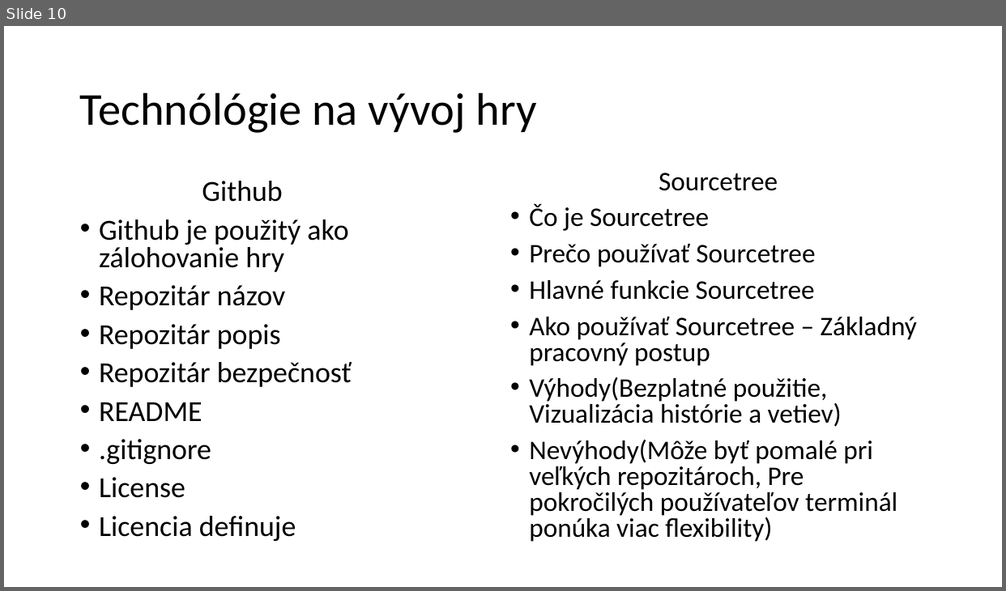
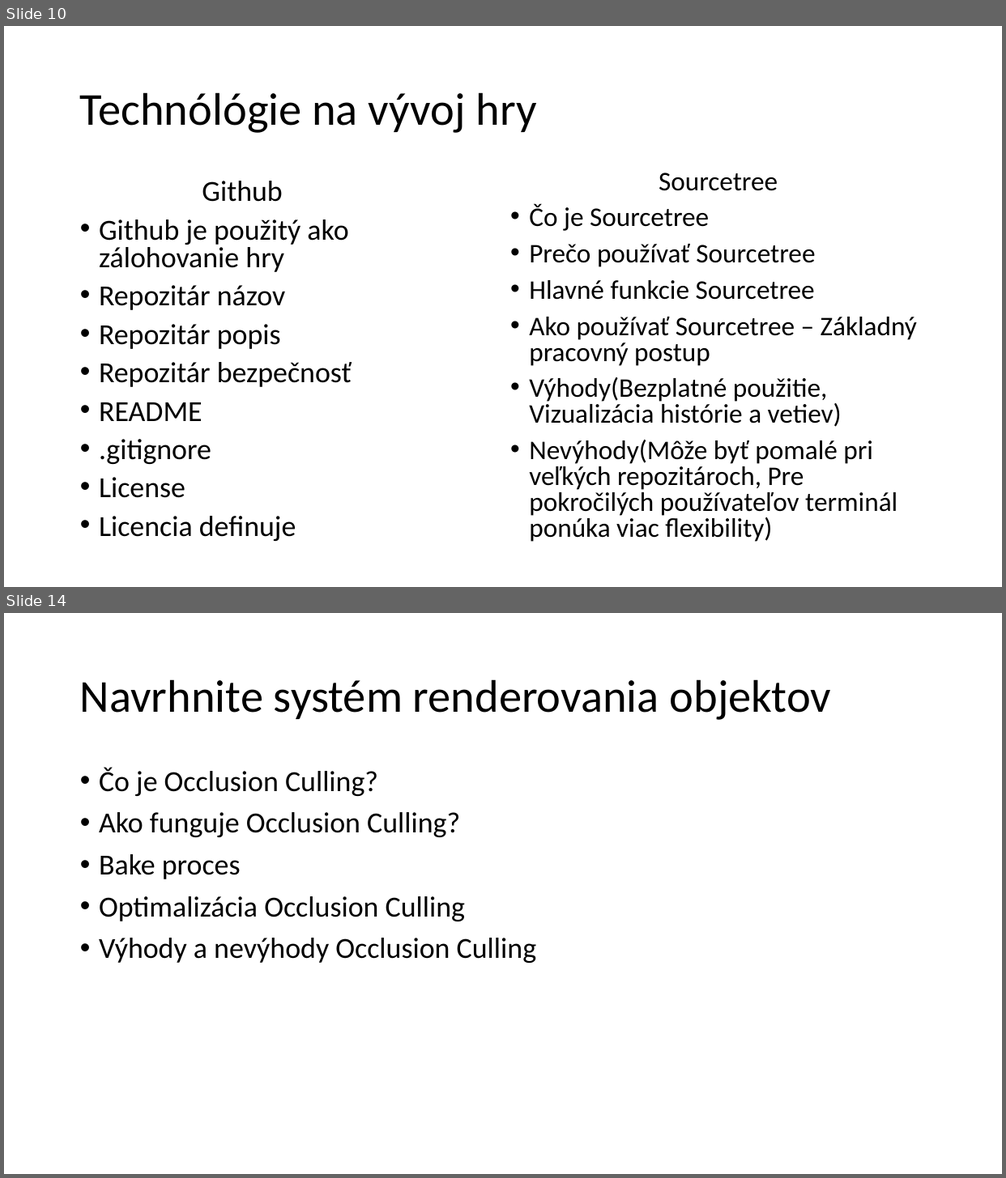
Before and after one commit to sepron777/Project-N, a slide deck: Prez/Projeckt-N.pptx. Shown one above the other, each under a label of ours: slide 10 before the commit, slides 10 and 14 after it; the slides between them are not shown. The pictures are 1006x591 and 1006x1178 pixels, drawn with LibreOffice and Linux fonts; fonts in the diff are those of the drawing. Boxes give left, top, right and bottom in pixels: in the first picture for what was removed or moved away, otherwise in the second. Text is boxed around its words. In the diff, an @@ line names an element or a change of style, - is before the commit and + after.

```diff
--- a/Prez/Projeckt-N.pptx
+++ b/Prez/Projeckt-N.pptx
@@ slide 14 added at [4, 613, 1002, 1174], background #FFFFFF @@
@@ title added at [80, 679, 832, 720], 44 pt, text #000000 @@
+Navrhnite systém renderovania objektov
@@ text added at [99, 767, 536, 963], 28 pt, text #000000 @@
+• Čo je Occlusion Culling?
+• Ako funguje Occlusion Culling?
+• Bake proces
+• Optimalizácia Occlusion Culling
+• Výhody a nevýhody Occlusion Culling
```
Also in this commit, not shown: 1 slide changed, 3 other slides added.
